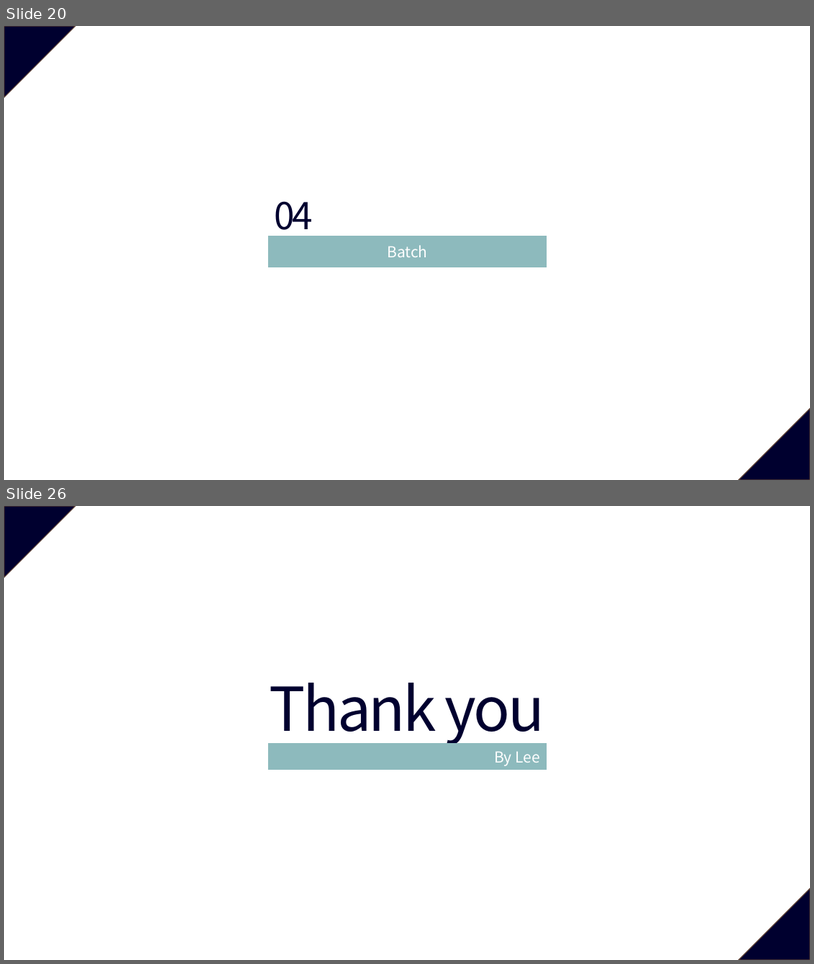
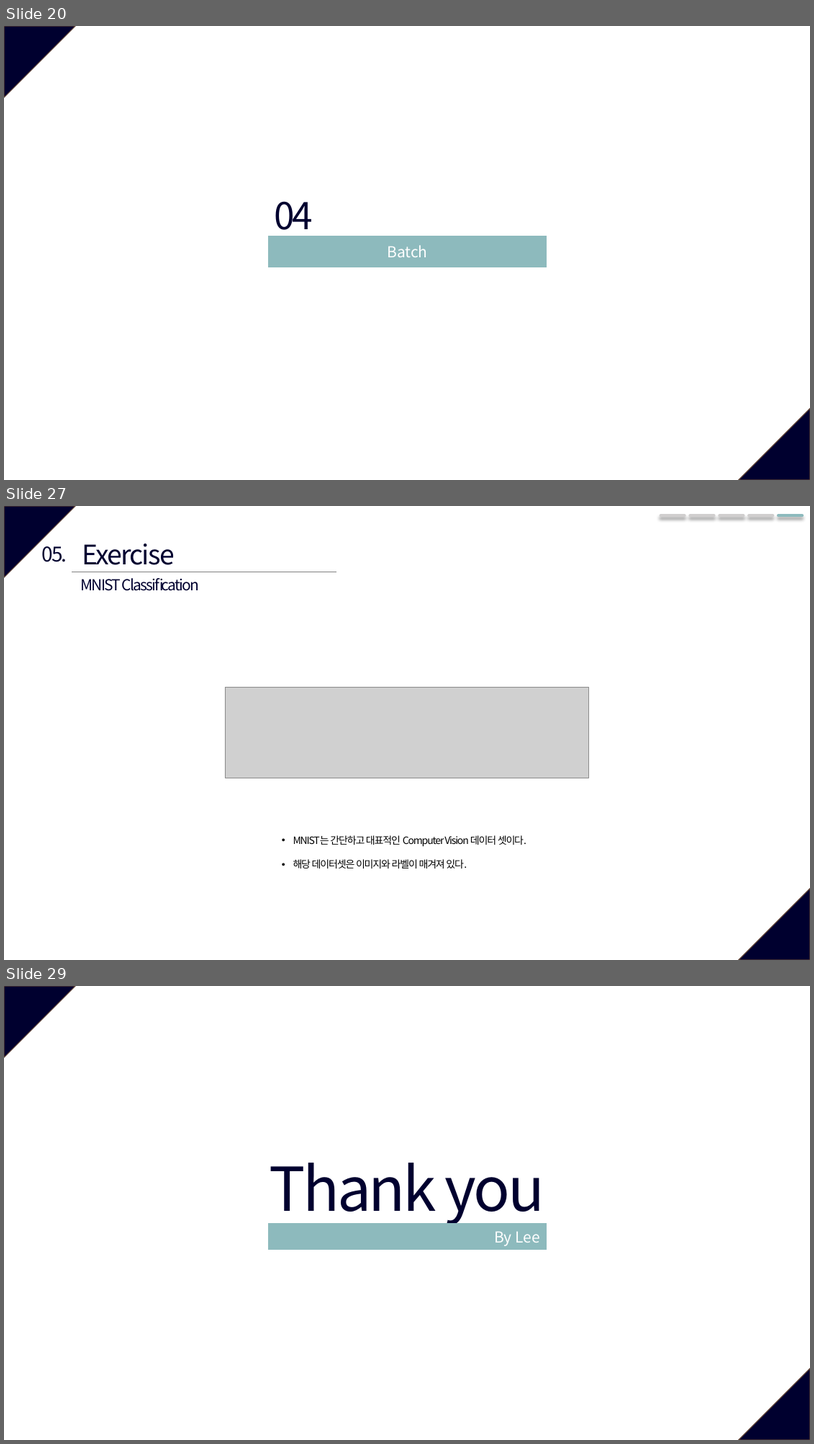
Before and after one commit to vhrehfdl/deep-learning-study, a slide deck: chapter3/Deep Learning 3강(Regularization, batch).pptx. Shown one above the other, each under a label of ours: slides 20 and 26 before the commit, slides 20, 27 and 29 after it; the slides between them are not shown. The pictures are 814x964 and 814x1444 pixels, drawn with LibreOffice and Linux fonts; fonts in the diff are those of the drawing; grey boxes stand for pictures. Boxes give left, top, right and bottom in pixels: in the first picture for what was removed or moved away, otherwise in the second. Text is boxed around its words. In the diff, an @@ line names an element or a change of style, - is before the commit and + after.

```diff
--- a/chapter3/Deep Learning 3강(Regularization, batch).pptx
+++ b/chapter3/Deep Learning 3강(Regularization, batch).pptx
@@ slide 27 added at [4, 506, 810, 960], background #FFFFFF; not listed: 2 template elements that a slide beside it also shows @@
@@ line added from (661, 515) to (685, 515), #D0CECE 3.5 pt @@
@@ line added from (691, 515) to (714, 515), #D0CECE 3.5 pt @@
@@ line added from (720, 515) to (744, 515), #D0CECE 3.5 pt @@
@@ line added from (749, 515) to (774, 515), #D0CECE 3.5 pt @@
@@ line added from (779, 515) to (802, 515), #8DBABD 3.5 pt @@
@@ text added at [41, 546, 67, 562], 24 pt, text #00002F @@
+05.
@@ text added at [82, 543, 175, 565], 32 pt, text #00002F @@
+Exercise
@@ line added from (72, 572) to (337, 572), #808080 0.5 pt @@
@@ text added at [81, 578, 200, 591], 18 pt, text #00002F @@
+MNIST Classification
@@ picture added at [226, 687, 589, 778] @@
@@ text added at [293, 835, 527, 868], 12 pt, text #000000 @@
+• MNIST는 간단하고 대표적인 Computer Vision 데이터 셋이다.
+• 해당 데이터셋은 이미지와 라벨이 매겨져 있다.
@@ what was slide 26 is now slide 29 @@
```
Also in this commit, not shown: 20 slides changed, 2 other slides added, 1 other file.
